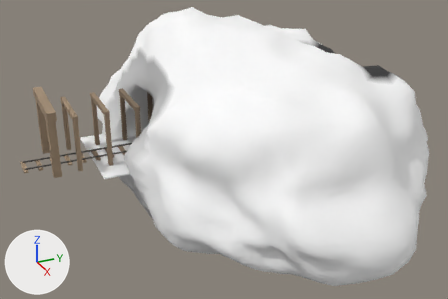
Before and after pictures for a commit that changed the glTF model assets/caves-v1/mine_portal.glb.
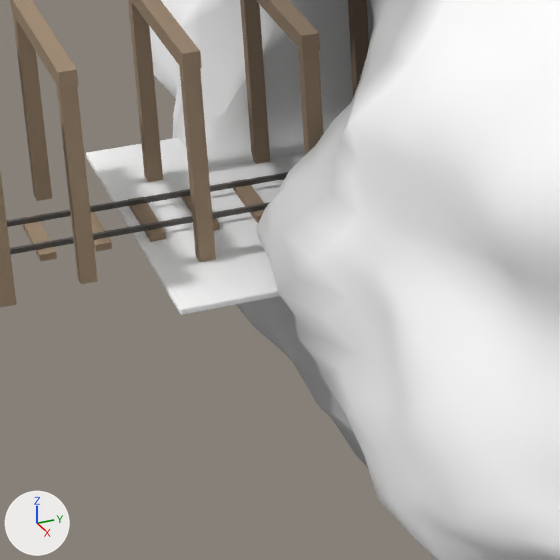
Each version appears first whole from a 50 mm camera at (30.72, -8.45, 14.29) aimed at (1.19, 4.84, -0.48), and next in a close-up on the part from 13% to 45% of the width and 33% to 81% of the height. Every picture has the same lights, and +X, +Y and +Z are marked at lower left. The first two pictures are the older version. Vertices at exactly the same position are counted once.

In view in the first close-up: 'cave mouth rock-col', 'mouth floor-col', 'portal cap', 'portal cap.001', 'portal cap.002', 'portal post', 'portal post.001', 'portal post.002', 'portal post.003', 'portal post.004', 'portal post.005', 'rail' and 8 more.
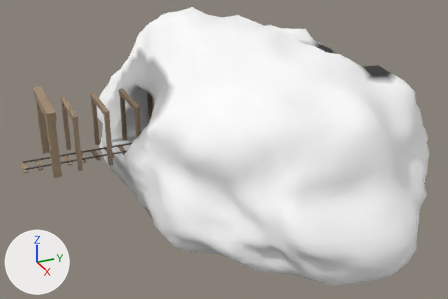
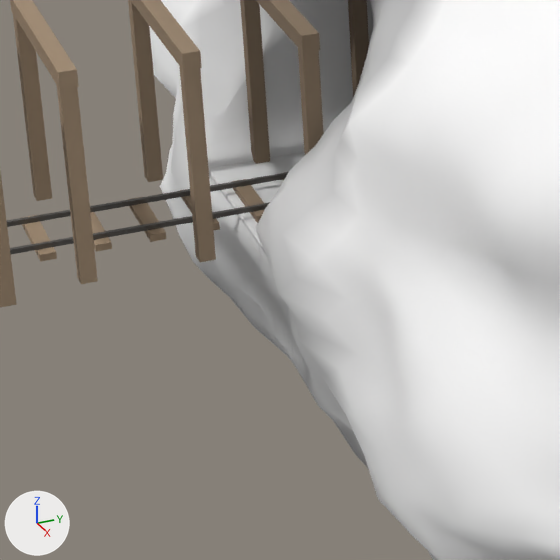
Changed parts and their boxes [x1, y1, x2, y2] in the close-ups (560 x 560 px):
'mouth floor-col', moved, rescaled: before [86, 138, 305, 315]; after [209, 152, 305, 259]

The change in detail:
me_cube is used by ob_mouth_floor_col; location (0.0, 2.0, -0.05).
me_cube had 1784 vertices, 3564 faces and spanned x -2.8..2.8, y -4.5..4.5, z -0.05..0.05.
me_cube now has 1784 vertices, 3564 faces and spans x -2.8..2.8, y -3.75..3.75, z -0.05..0.05.
me_cube part 1: the whole mesh is scaled about its middle by (1, 0.833, 1).
Object 'mouth floor-col' (ob_mouth_floor_col) moves from (0.0, 2.0, -0.05) to (0.0, 2.75, -0.05).
